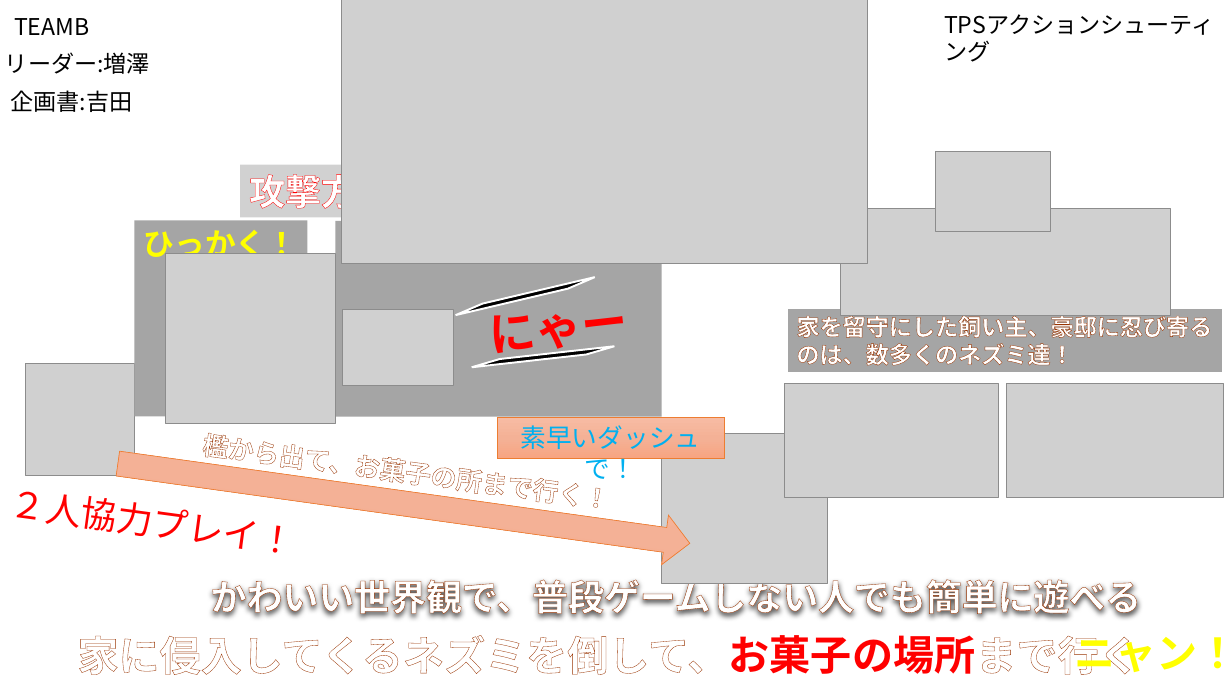
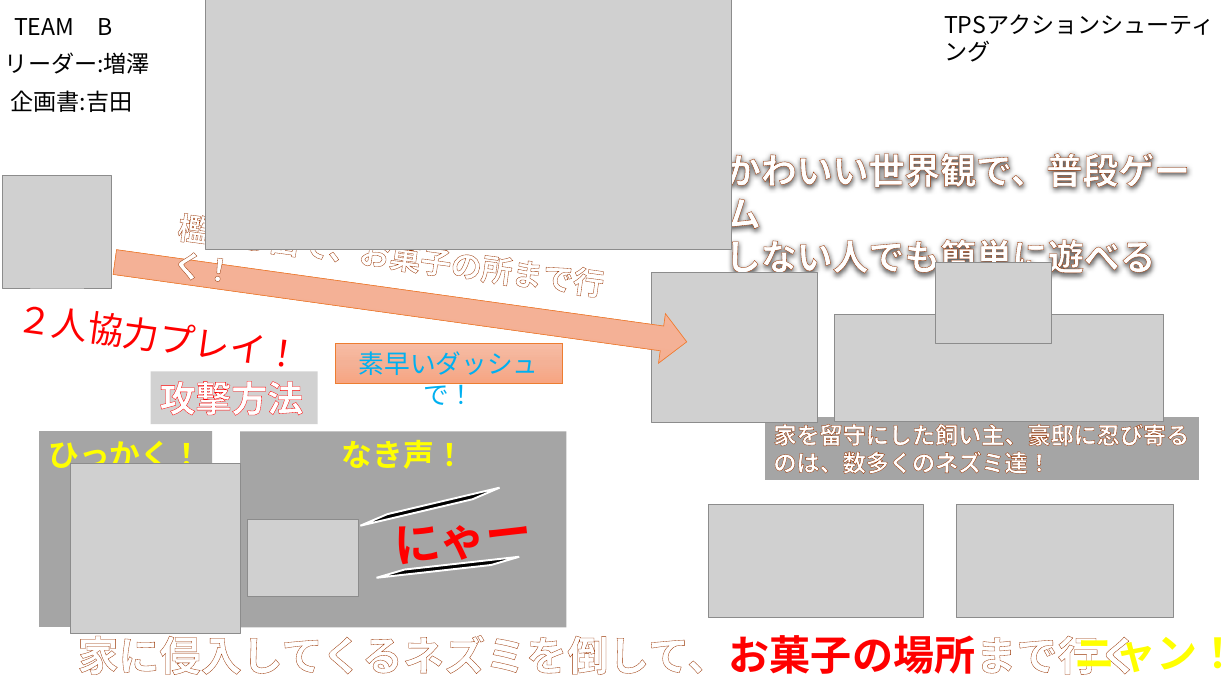
Before and after one commit to ayanokudo/okashi_222, a slide deck: slide 1 of schedule/ワンシート企画書変更.pptx. Drawn at 1232x693 pixels with LibreOffice and Linux fonts; fonts in the diff are those of the drawing; grey boxes stand for pictures; background and template pictures are left out. Boxes give left, top, right and bottom in pixels: in the first picture for what was removed or moved away, otherwise in the second. Text is boxed around its words. In the diff, an @@ line names an element or a change of style, - is before the commit and + after.

```diff
--- a/schedule/ワンシート企画書変更.pptx
+++ b/schedule/ワンシート企画書変更.pptx
@@ text at [14,18,112,35]: spaces changed @@
-TEAMB
+TEAM B
@@ picture: place and size @@
-picture at [342,0,868,263]
+picture at [206,0,732,250]
@@ text at [725,147,1190,280]: text changed @@
-かわいい世界観で、普段ゲームしない人でも簡単に遊べる
+かわいい世界観で、普段ゲーム
+しない人でも簡単に遊べる
@@ picture: place and size @@
-picture at [26,363,135,476]
+picture at [3,176,112,288]
@@ text "檻から出て、お菓子の所まで行く！": place and size @@
-text "檻から出て、お菓子の所まで行く！" at [202,433,582,507]
+text "檻から出て、お菓子の所まで行く！" at [177,208,602,298]
@@ text "檻から出て、お菓子の所まで行く！" at [177,208,602,298]: size 20 to 24 pt @@
@@ right arrow: place and size @@
-right arrow at [115,439,694,568]
+right arrow at [111,238,690,367]
@@ picture: place and size @@
-picture at [935,152,1051,232]
+picture at [936,262,1052,343]
@@ text "２人協力プレイ！": place and size @@
-text "２人協力プレイ！" at [0,475,311,569]
+text "２人協力プレイ！" at [4,290,317,384]
@@ picture: place and size @@
-picture at [662,433,827,583]
+picture at [652,273,817,422]
@@ picture: place and size @@
-picture at [841,208,1171,315]
+picture at [835,314,1165,421]
@@ rectangle "素早いダッシュで！": place and size @@
-rectangle "素早いダッシュで！" at [497,418,725,458]
+rectangle "素早いダッシュで！" at [335,343,563,384]
@@ rectangle "攻撃方法": place and size @@
-rectangle "攻撃方法" at [240,165,408,217]
+rectangle "攻撃方法" at [151,372,318,424]
@@ rectangle "家を留守にした飼い主、豪邸に忍び寄るのは、数多くのネズミ達！": place and size @@
-rectangle "家を留守にした飼い主、豪邸に忍び寄るのは、数多くのネズミ達！" at [787,308,1224,373]
+rectangle "家を留守にした飼い主、豪邸に忍び寄るのは、数多くのネズミ達！" at [764,416,1201,482]
@@ picture: place and size @@
-picture at [785,384,999,497]
+picture at [709,505,923,618]
@@ picture: place and size @@
-picture at [1006,384,1224,497]
+picture at [957,505,1174,618]
@@ 2 pictures, 2 rectangles, 2 flow chart input outputs, 1 text: place and size @@
-2 pictures, 2 rectangles, 2 flow chart input outputs, 1 text at [134,221,662,423]
+2 pictures, 2 rectangles, 2 flow chart input outputs, 1 text at [39,432,567,634]
```
Also in this commit, not shown: 1 other file.
